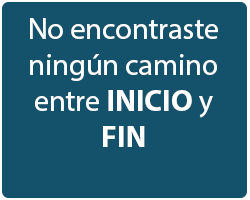
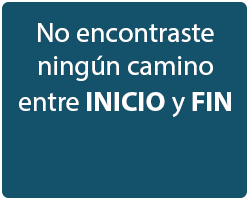
Two versions of the same layered image (250×200). Layer-by-layer changes:
painted on "No encontraste ningún camino entre INICIO y FIN" over <box>19,18,231,147</box>
